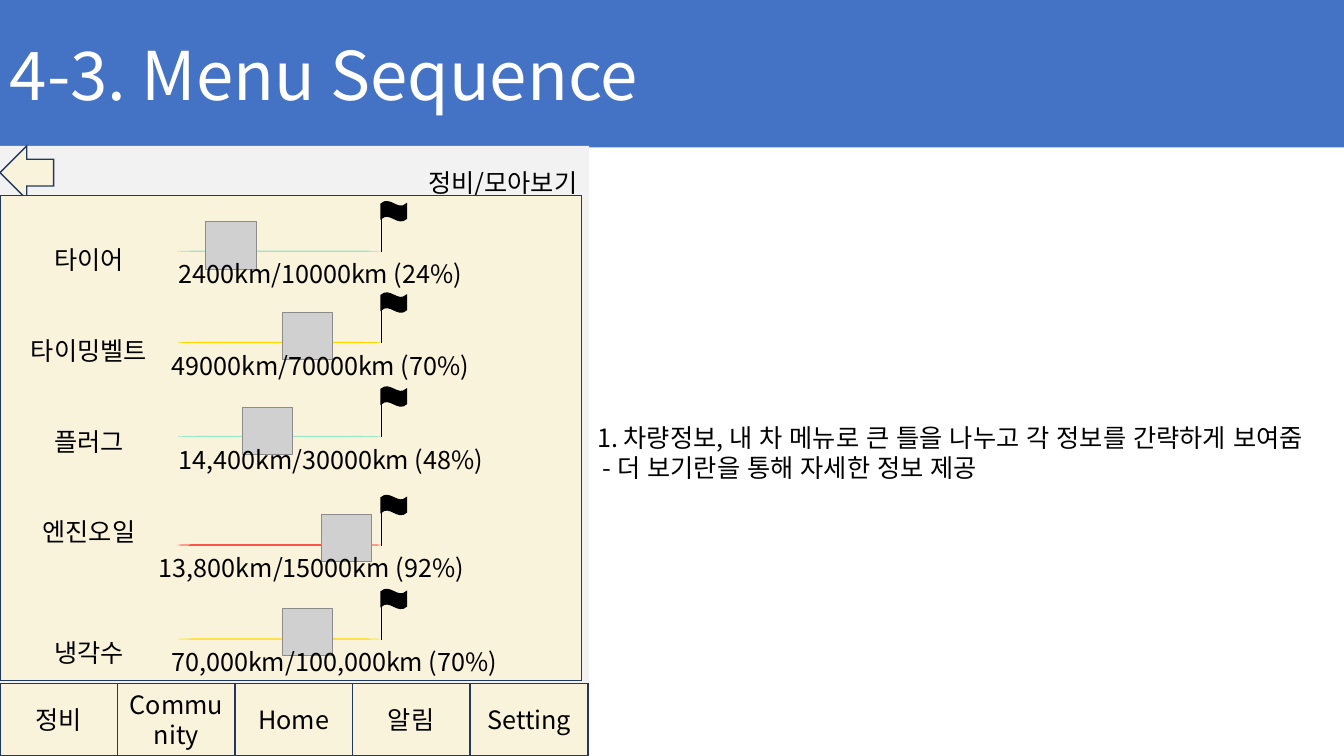
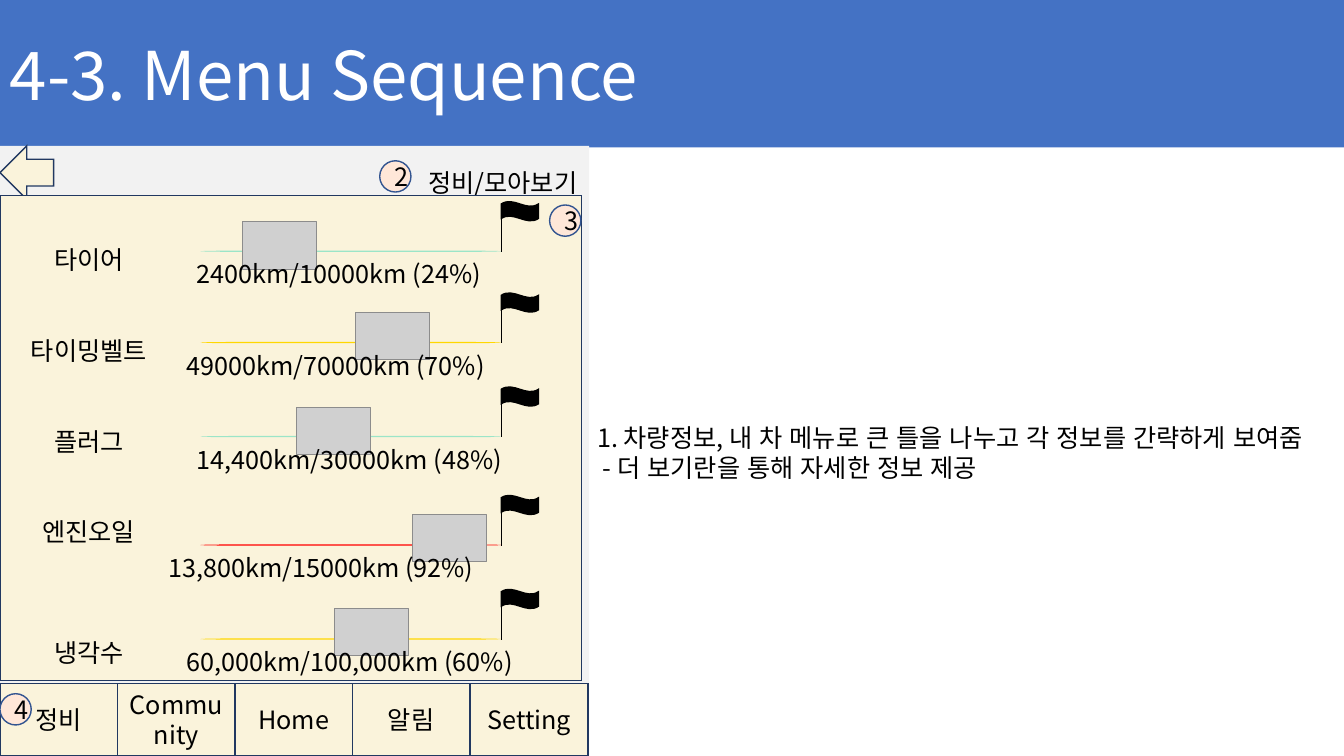
Before and after one commit to ChaeSung-Lee/DJ_InternShip, a slide deck: slide 50 of 2021_Summer/jp.hong/Project_BnC_jph.pptx (slide 49 before the commit). Drawn at 1344x756 pixels with LibreOffice and Linux fonts; fonts in the diff are those of the drawing; grey boxes stand for pictures. Boxes give left, top, right and bottom in pixels: in the first picture for what was removed or moved away, otherwise in the second. Text is boxed around its words. In the diff, an @@ line names an element or a change of style, - is before the commit and + after.

```diff
--- a/2021_Summer/jp.hong/Project_BnC_jph.pptx
+++ b/2021_Summer/jp.hong/Project_BnC_jph.pptx
@@ ellipse added at [380, 161, 411, 193], fill #FFE7D8, outline #325491 1 pt, 18 pt, text #000000 @@
+2
@@ wave: place and size @@
-wave at [381, 202, 406, 221]
+wave at [501, 202, 538, 221]
@@ ellipse added at [549, 205, 581, 236], fill #FFE7D8, outline #325491 1 pt, 18 pt, text #000000 @@
+3
@@ picture: place and size @@
-picture at [206, 222, 256, 269]
+picture at [243, 222, 318, 269]
@@ text "2400km/10000km (24%)": place and size @@
-text "2400km/10000km (24%)" at [178, 258, 462, 288]
+text "2400km/10000km (24%)" at [197, 258, 481, 288]
@@ pill shape: place and size @@
-pill shape at [177, 251, 381, 252]
+pill shape at [201, 251, 501, 252]
@@ wave: place and size @@
-wave at [381, 293, 406, 313]
+wave at [501, 293, 538, 313]
@@ picture: place and size @@
-picture at [282, 313, 333, 360]
+picture at [356, 313, 431, 360]
@@ text "49000km/70000km (70%)": place and size @@
-text "49000km/70000km (70%)" at [171, 349, 469, 380]
+text "49000km/70000km (70%)" at [187, 349, 484, 380]
@@ pill shape: place and size @@
-pill shape at [177, 342, 381, 343]
+pill shape at [201, 342, 501, 343]
@@ wave: place and size @@
-wave at [381, 387, 406, 406]
+wave at [501, 387, 538, 406]
@@ picture: place and size @@
-picture at [243, 407, 293, 455]
+picture at [296, 407, 371, 455]
@@ text "14,400km/30000km (48%)": place and size @@
-text "14,400km/30000km (48%)" at [178, 443, 483, 474]
+text "14,400km/30000km (48%)" at [197, 443, 502, 474]
@@ pill shape: place and size @@
-pill shape at [177, 436, 381, 437]
+pill shape at [201, 436, 501, 437]
@@ wave: place and size @@
-wave at [381, 495, 406, 514]
+wave at [501, 495, 538, 514]
@@ picture: place and size @@
-picture at [322, 515, 372, 563]
+picture at [413, 515, 488, 563]
@@ text "13,800km/15000km (92%)": place and size @@
-text "13,800km/15000km (92%)" at [159, 551, 464, 582]
+text "13,800km/15000km (92%)" at [168, 551, 473, 582]
@@ pill shape: place and size @@
-pill shape at [177, 544, 381, 545]
+pill shape at [201, 544, 501, 545]
@@ 5 lines: place and size @@
-5 lines at [381, 212, 381, 640]
+5 lines at [501, 212, 501, 640]
@@ wave: place and size @@
-wave at [381, 590, 406, 609]
+wave at [501, 590, 538, 609]
@@ picture: place and size @@
-picture at [282, 609, 333, 656]
+picture at [335, 609, 409, 656]
@@ text at [187, 645, 512, 676]: text changed @@
-70,000km/100,000km (70%)
+60,000km/100,000km (60%)
@@ pill shape: place and size @@
-pill shape at [177, 638, 381, 639]
+pill shape at [201, 638, 501, 639]
@@ ellipse added at [0, 694, 31, 725], fill #FFE7D8, outline #325491 1 pt, 18 pt, text #000000 @@
+4
```
Also in this commit, not shown: 9 other slides changed, 4 slides added.
